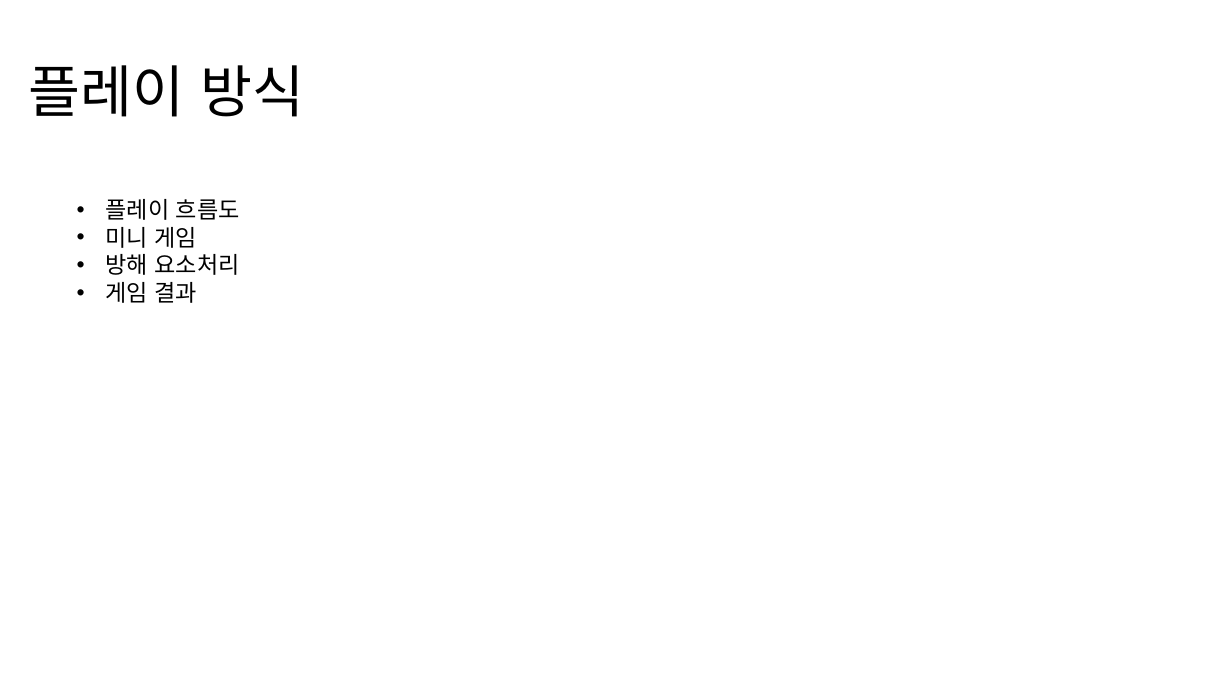
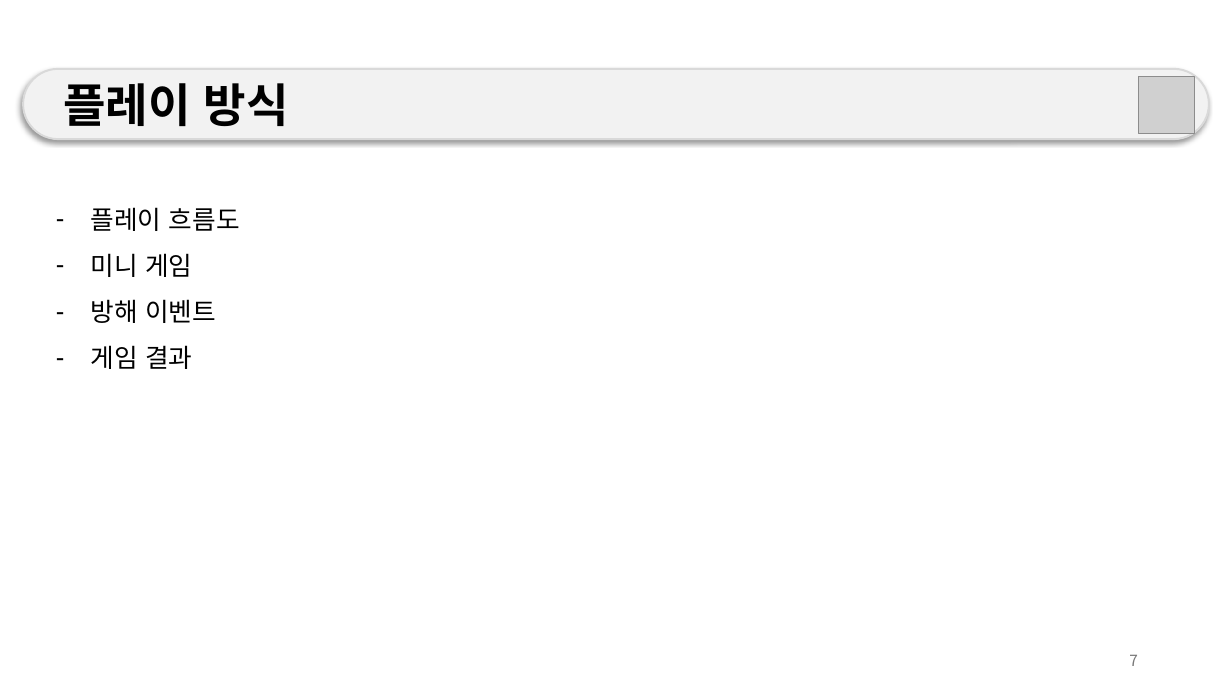
Before and after one commit to weariness00/Mandle_10Minute_Game, a slide deck: slide 7 of document/Please Leave me alone!.pptx (slide 5 before the commit). Drawn at 1232x693 pixels with LibreOffice and Linux fonts; fonts in the diff are those of the drawing; grey boxes stand for pictures. Boxes give left, top, right and bottom in pixels: in the first picture for what was removed or moved away, otherwise in the second. Text is boxed around its words. In the diff, an @@ line names an element or a change of style, - is before the commit and + after.

```diff
--- a/document/Please Leave me alone!.pptx
+++ b/document/Please Leave me alone!.pptx
@@ rounded rectangle "플레이 방식": place and size @@
-rounded rectangle "플레이 방식" at (29,65,305,117)
+rounded rectangle "플레이 방식" at (23,68,1209,139)
@@ rounded rectangle "플레이 방식" at (23,68,1209,139): size 44 to 36 pt, bold on; line spacing 0.9 to 1; fill none to #F2F2F2; outline none to #D9D9D9 1.5 pt; shadow on @@
@@ picture added at (1139,77,1195,133) @@
@@ text "플레이 흐름도": place and size @@
-text "플레이 흐름도" at (106,199,240,303)
+text "플레이 흐름도" at (91,207,240,369)
@@ text at (91,207,240,369): size 18 to 20 pt in "플레이 흐름도", "미니 게임", "게임 결과"; bullet • to -; line spacing 1 to 1.5 @@
@@ text at (91,299,216,323): text changed; size 18 to 20 pt @@
-• 방해 요소처리
+– 방해 이벤트
@@ page number added at (1129,655,1138,666), 12 pt, text #797979 @@
+7
```
Also in this commit, not shown: 17 other slides changed, 2 slides added, 2 slides removed.
